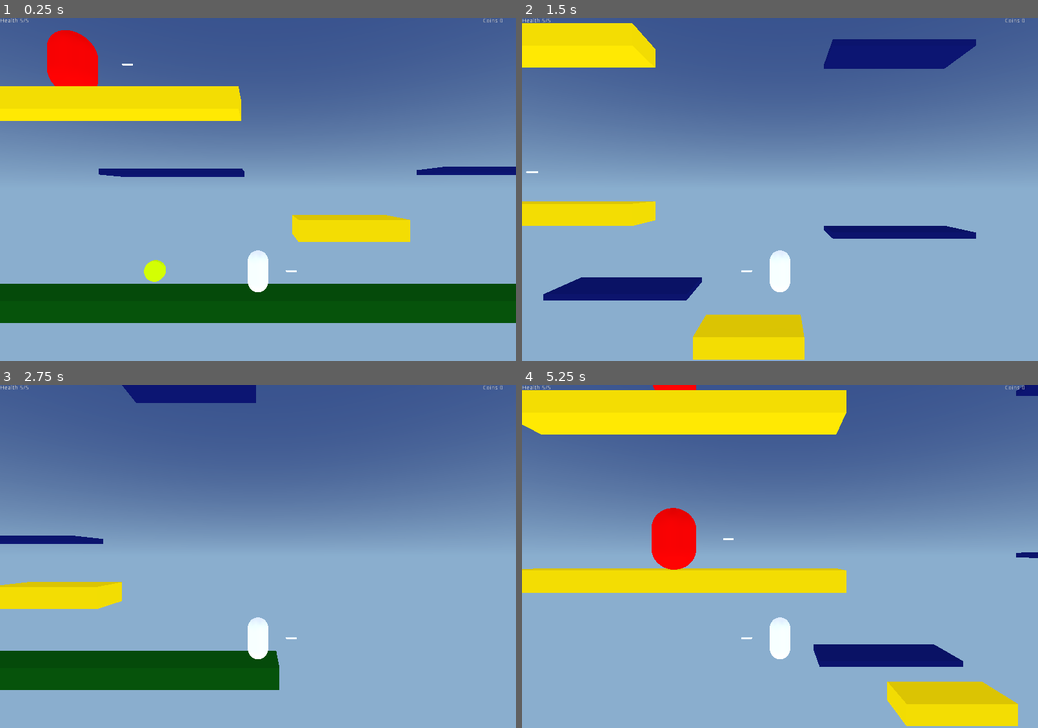
Above: before the commit, frames 1-4 (two rows, left to right).
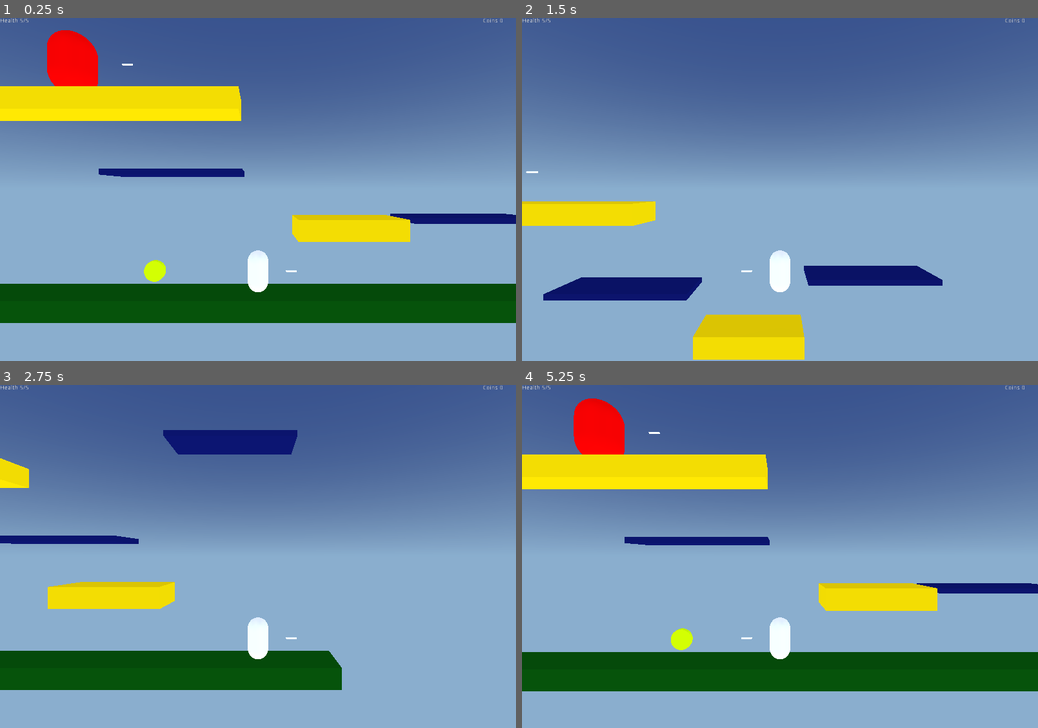
Above: after the commit, the same moments.

Repository: CaffeinatedCM/scorespacejam_9_game
Game: Godot game, scene res://levels/Sandbox.tscn
The game is run twice, just before and just after one commit, with the same random seed, the same clock (stepped at 60 frames per second) and the same inputs.
Inputs:
- Up to frame 1 (0.25 s): no input
- Up to frame 2 (1.5 s): hold D (move_right) 0.53-1.28 s; hold Down (aim_down) 0.53-1.28 s; tap Space (jump) at 0.77 s; hold A (move_left) from 1.28 s (still down); tap Left (aim_left) at 1.35 s
- Up to frame 3 (2.75 s): tap Space (jump) at 1.52 s; release A (move_left) at 2.03 s; hold D (move_right) from 2.03 s (still down); hold Right (aim_right) from 2.03 s (still down)
- Up to frame 4 (5.25 s): release Right (aim_right) at 2.78 s; tap Up (aim_up) at 2.85 s; tap Space (jump) at 3.02, 3.77, 4.52 s; release D (move_right) at 3.53 s; hold A (move_left) from 3.53 s (still down); tap Ctrl (shoot) at 3.6 s; tap Down (aim_down) at 4.35 s; hold Left (aim_left) from 5.03 s (still down)

The runs differ from the first frame. In frame 1, 1.1% of the frame differs, in the area x 75-100%, y 43-61%; in frame 2, 7.9%; in frame 3, 6.6%; in frame 4, 37%, in the area x 0-100%, y 0-100%.

Commit message:
move the level around a bit

Diff:
--- a/game/characters/player/Player.tscn
+++ b/game/characters/player/Player.tscn
@@ -36,6 +36,7 @@
 
 [node name="Moving" type="Node" parent="PlayerStateMachine"]
 script = ExtResource( 5 )
+GRAVITY = 12.0
 
 [node name="Jump" type="Node" parent="PlayerStateMachine"]
 script = ExtResource( 6 )
--- a/game/levels/Sandbox.tscn
+++ b/game/levels/Sandbox.tscn
@@ -41,23 +41,26 @@
 
 [node name="MovingPlatform" parent="." instance=ExtResource( 5 )]
 transform = Transform( 1, 0, 0, 0, 1, 0, 0, 0, 1, -3.7647, 6.25157, 0.730398 )
+distance = 5
 
 [node name="MovingPlatform2" parent="." instance=ExtResource( 5 )]
-transform = Transform( 1, 0, 0, 0, 1, 0, 0, 0, 1, 10.9397, 6.25157, 0.730398 )
+transform = Transform( 1, 0, 0, 0, 1, 0, 0, 0, 1, 10.0062, 3.99632, -0.00346333 )
 direction = Vector3( 0, 1, 0 )
+distance = 7
 
 [node name="Enemy" parent="." instance=ExtResource( 6 )]
 transform = Transform( 1, 0, 0, 0, 1, 0, 0, 0, 1, -9, 11.6195, 0 )
 
 [node name="Platform3" parent="." instance=ExtResource( 4 )]
-transform = Transform( 3.12, 0, 0, 0, 1, 0, 0, 0, 1, -8.676, 17.7324, 0 )
+transform = Transform( 3.12, 0, 0, 0, 1, 0, 0, 0, 1, 0.0373578, 23.4121, 0 )
 
 [node name="MovingPlatform4" parent="." instance=ExtResource( 5 )]
-transform = Transform( 1, 0, 0, 0, 1, 0, 0, 0, 1, 10.9397, 14.3479, 0.730398 )
-direction = Vector3( 0, 1, 0 )
+transform = Transform( 1, 0, 0, 0, 1, 0, 0, 0, 1, 10.9397, 23.8776, 0.730398 )
+direction = Vector3( 0, -1, 0 )
+distance = 7
 
 [node name="Enemy2" parent="." instance=ExtResource( 6 )]
-transform = Transform( 1, 0, 0, 0, 1, 0, 0, 0, 1, -9, 19.7159, 0 )
+transform = Transform( 1, 0, 0, 0, 1, 0, 0, 0, 1, -0.286643, 25.3956, 0 )
 
 [node name="Coin" parent="." instance=ExtResource( 7 )]
 transform = Transform( 1, 0, 0, 0, 1, 0, 0, 0, 1, -5.03876, 1.51059, -0.0188758 )
